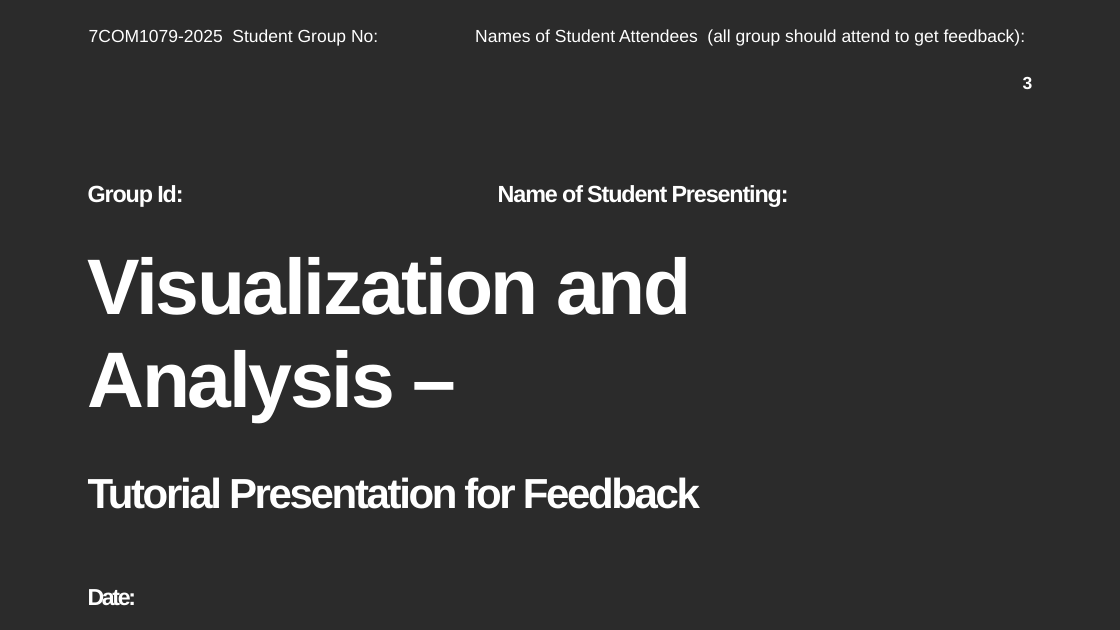
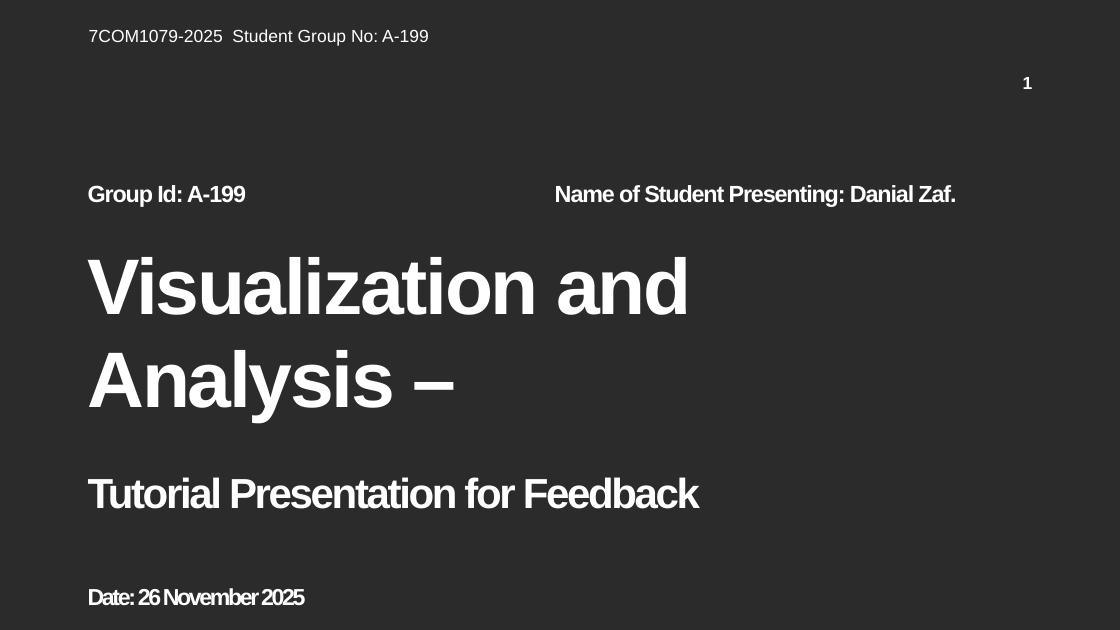
Before and after one commit to oc24aan/group-assignment-7COM1079, a slide deck: slide 1 of Danial/vis_and_analysis_student_demo_template.pptx (slide 3 before the commit). Drawn at 1120x630 pixels with LibreOffice and Linux fonts; fonts in the diff are those of the drawing; background and template pictures are left out; a plain dark background stands for a picture behind light text. Boxes give left, top, right and bottom in pixels: in the first picture for what was removed or moved away, otherwise in the second. Text is boxed around its words. In the diff, an @@ line names an element or a change of style, - is before the commit and + after.

Commit message:
feat: add precipitation analysis script, visualizations, and final vwesion of second presentation
This commit introduces the analysis for the London Weather from 1979 to 2020. Changes included: Added R script for statistical testing, generated Histogram and Boxplot visualizations, and included the final PowerPoint presentation.

```diff
--- a/Danial/vis_and_analysis_student_demo_template.pptx
+++ b/Danial/vis_and_analysis_student_demo_template.pptx
@@ text at (x1=89, y1=29, x2=429, y2=46): text changed @@
-7COM1079-2025 Student Group No: Names of Student Attendees (all group should attend to get feedback):
+7COM1079-2025 Student Group No: A-199
@@ page number at (x1=1023, y1=77, x2=1033, y2=89): text changed @@
-3
+1
@@ subtitle at (x1=88, y1=185, x2=956, y2=207): text changed @@
-Group Id: Name of Student Presenting:
+Group Id: A-199 Name of Student Presenting: Danial Zaf.
@@ title at (x1=88, y1=257, x2=700, y2=605): text changed @@
-Visualization and Analysis –
-Tutorial Presentation for Feedback
-Date:
+Visualization and Analysis –
+Tutorial Presentation for Feedback
+Date: 26 November 2025
```
Also in this commit, not shown: 3 other slides changed, 5 slides added, 9 slides removed, 13 other files.
